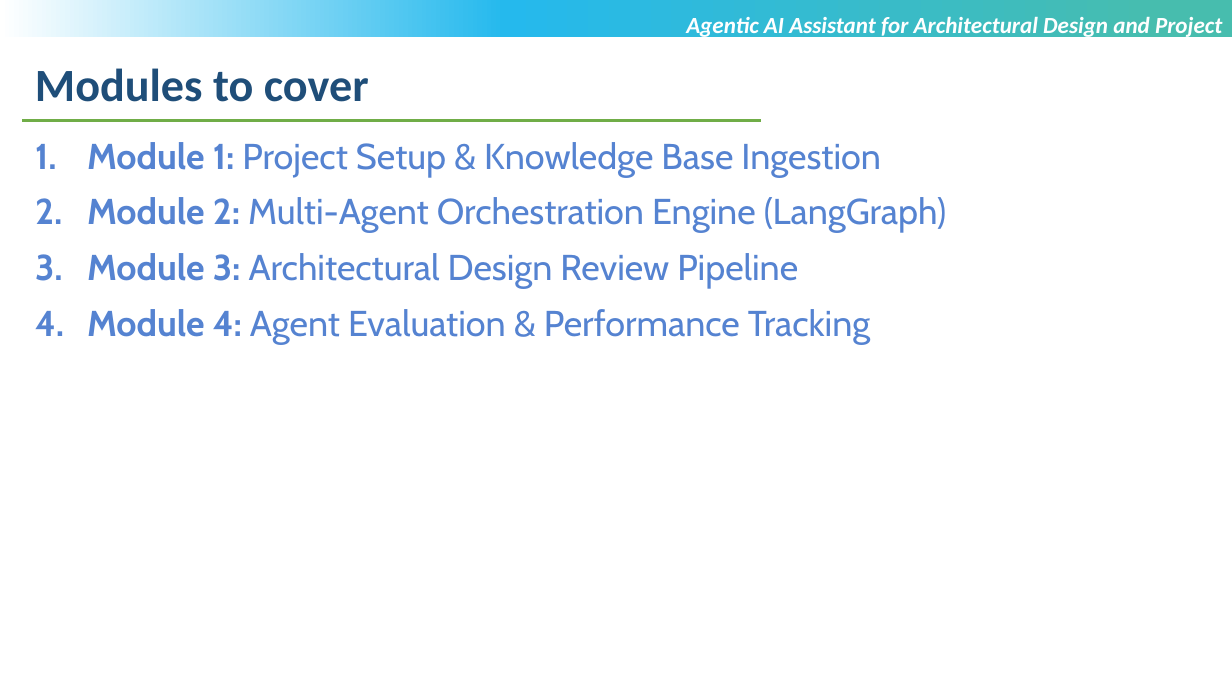
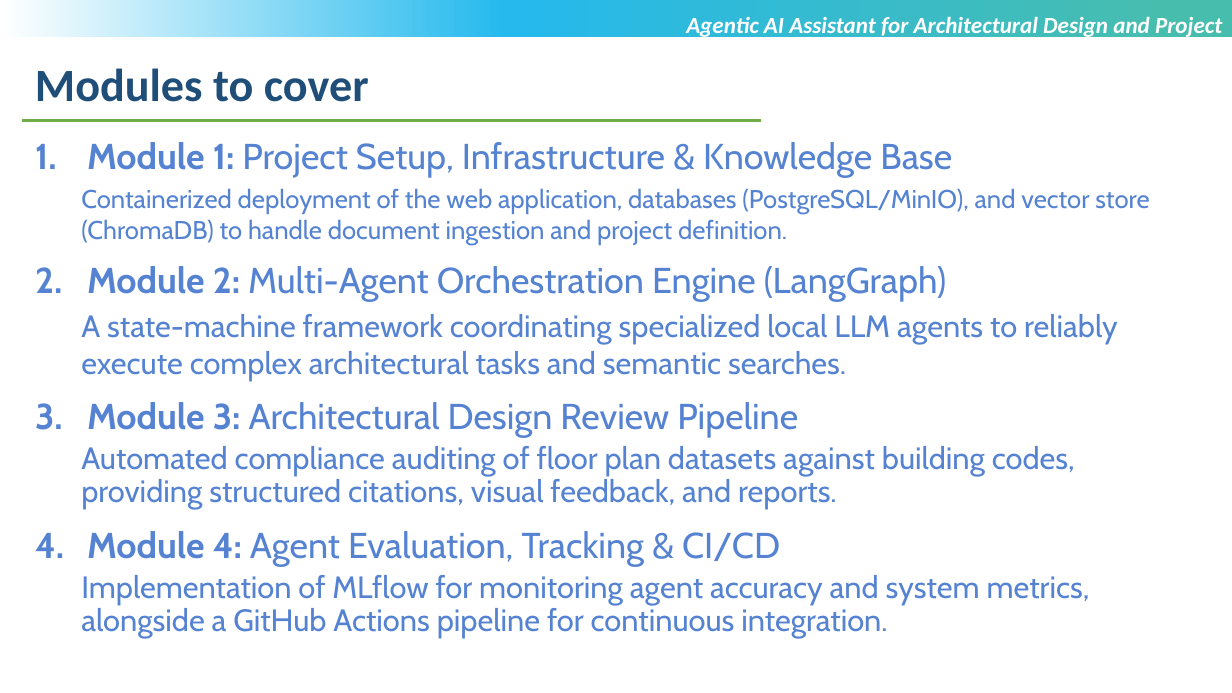
Before and after one commit to MehtaRahi/AgenticAI_Architectural_Assistant, a slide deck: slide 8 of T9998_VIT-Chennai_Rahi_Sanxipt_Mehta_Review1.pptx. Drawn at 1232x693 pixels with LibreOffice and Linux fonts; fonts in the diff are those of the drawing; background and template pictures are left out. Boxes give left, top, right and bottom in pixels: in the first picture for what was removed or moved away, otherwise in the second. Text is boxed around its words. In the diff, an @@ line names an element or a change of style, - is before the commit and + after.

Commit message:
feat: implement CI/CD pipeline, add architecture documentation, and integrate MLflow tracking server with MinIO storage

```diff
--- a/T9998_VIT-Chennai_Rahi_Sanxipt_Mehta_Review1.pptx
+++ b/T9998_VIT-Chennai_Rahi_Sanxipt_Mehta_Review1.pptx
@@ text at [81, 142, 1149, 244]: text changed; size 28 to 20 pt @@
-1. Module 1: Project Setup & Knowledge Base Ingestion
+1. Module 1: Project Setup, Infrastructure & Knowledge Base
+  Containerized deployment of the web application, databases (PostgreSQL/MinIO), and vector store (ChromaDB) to handle document ingestion and project definition.
@@ text at [81, 314, 1118, 381]: paragraph added @@
+  A state-machine framework coordinating specialized local LLM agents to reliably execute complex architectural tasks and semantic searches.
@@ text at [81, 446, 1090, 638]: text changed; size 28 to 24 pt @@
-4. Module 4: Agent Evaluation & Performance Tracking
+  Automated compliance auditing of floor plan datasets against building codes, providing structured citations, visual feedback, and reports.
+4. Module 4: Agent Evaluation, Tracking & CI/CD
+  Implementation of MLflow for monitoring agent accuracy and system metrics, alongside a GitHub Actions pipeline for continuous integration.
```
Also in this commit, not shown: 3 other slides changed, 1 slide added, 6 other files.
